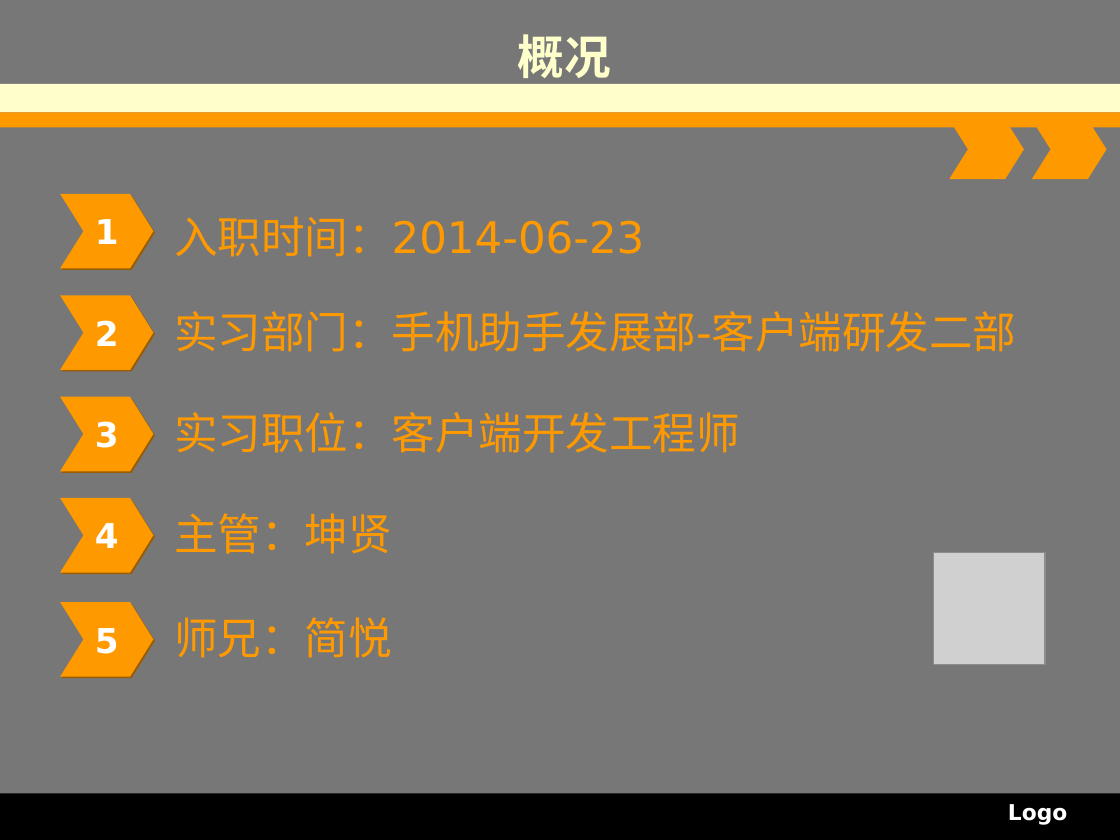
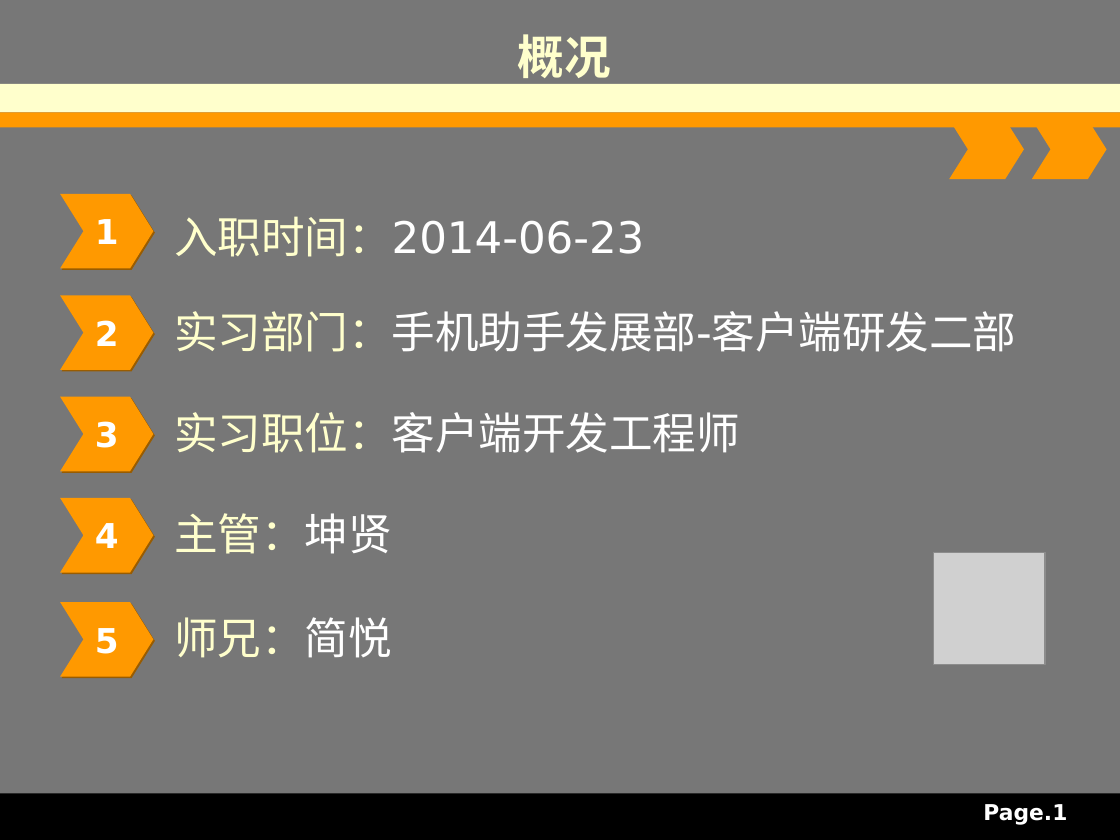
Before and after one commit to tianlanse93/Blogs, a slide deck: slide 2 of 实习生转正自评.ppt. Drawn at 1120x840 pixels with LibreOffice and Linux fonts; fonts in the diff are those of the drawing; grey boxes stand for pictures. Boxes give left, top, right and bottom in pixels: in the first picture for what was removed or moved away, otherwise in the second. Text is boxed around its words. In the diff, an @@ line names an element or a change of style, - is before the commit and + after.

```diff
--- a/实习生转正自评.ppt
+++ b/实习生转正自评.ppt
@@ text "入职时间：2014-06-23" at (174, 216, 644, 257): text colour #FF9900 to #FFFFCC, text colour #FF9900 to #FFFFFF in "入职时间：2014-06-23" @@
@@ text "实习部门：手机助手发展部-客户端研发二部" at (174, 311, 1016, 352): text colour #FF9900 to #FFFFCC, text colour #FF9900 to #FFFFFF in "实习部门：手机助手发展部-客户端研发二部" @@
@@ text "实习职位：客户端开发工程师" at (174, 412, 739, 453): text colour #FF9900 to #FFFFCC, text colour #FF9900 to #FFFFFF in "实习职位：客户端开发工程师" @@
@@ text "主管：坤贤" at (174, 513, 392, 554): text colour #FF9900 to #FFFFCC, text colour #FF9900 to #FFFFFF in "主管：坤贤" @@
@@ text "师兄：简悦" at (174, 617, 392, 658): text colour #FF9900 to #FFFFCC, text colour #FF9900 to #FFFFFF in "师兄：简悦" @@
@@ text at (983, 804, 1067, 825): text changed @@
-Logo
+Page.1
```
Also in this commit, not shown: 3 other slides changed, 1 slide added, 8 slides removed.
